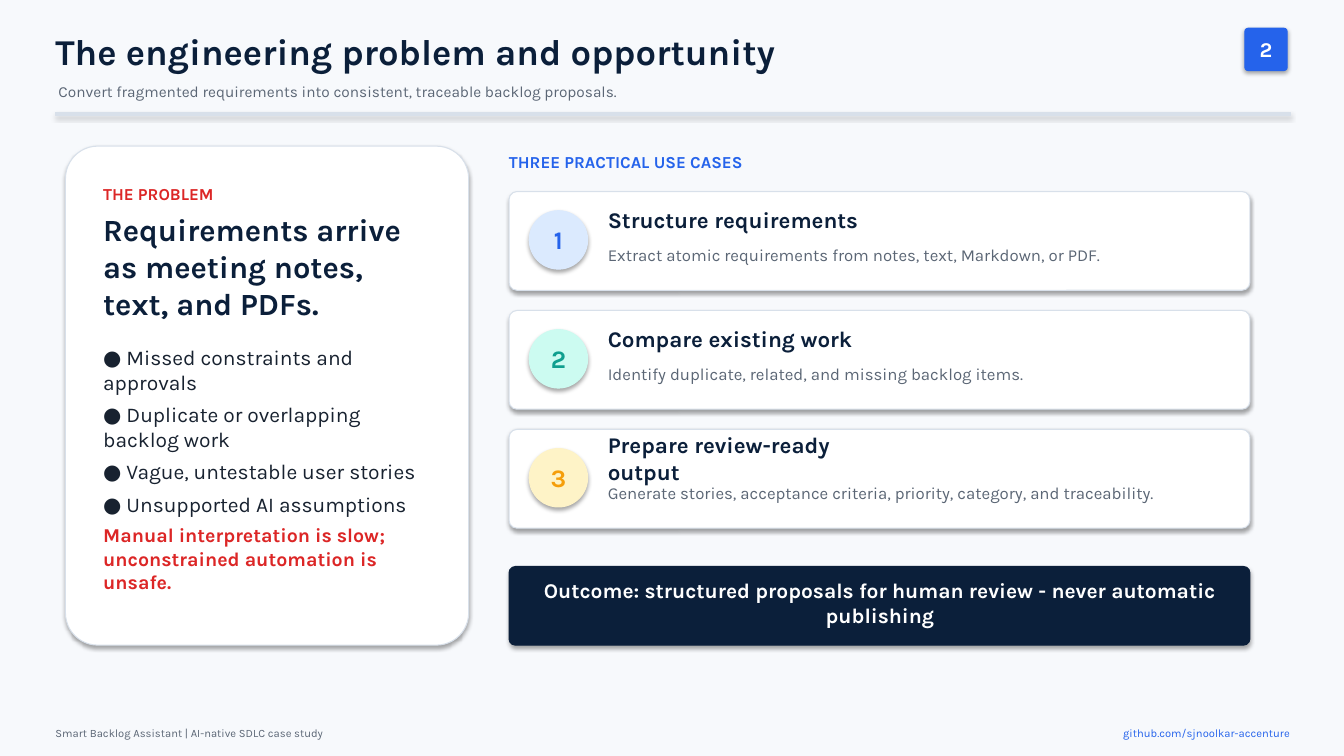
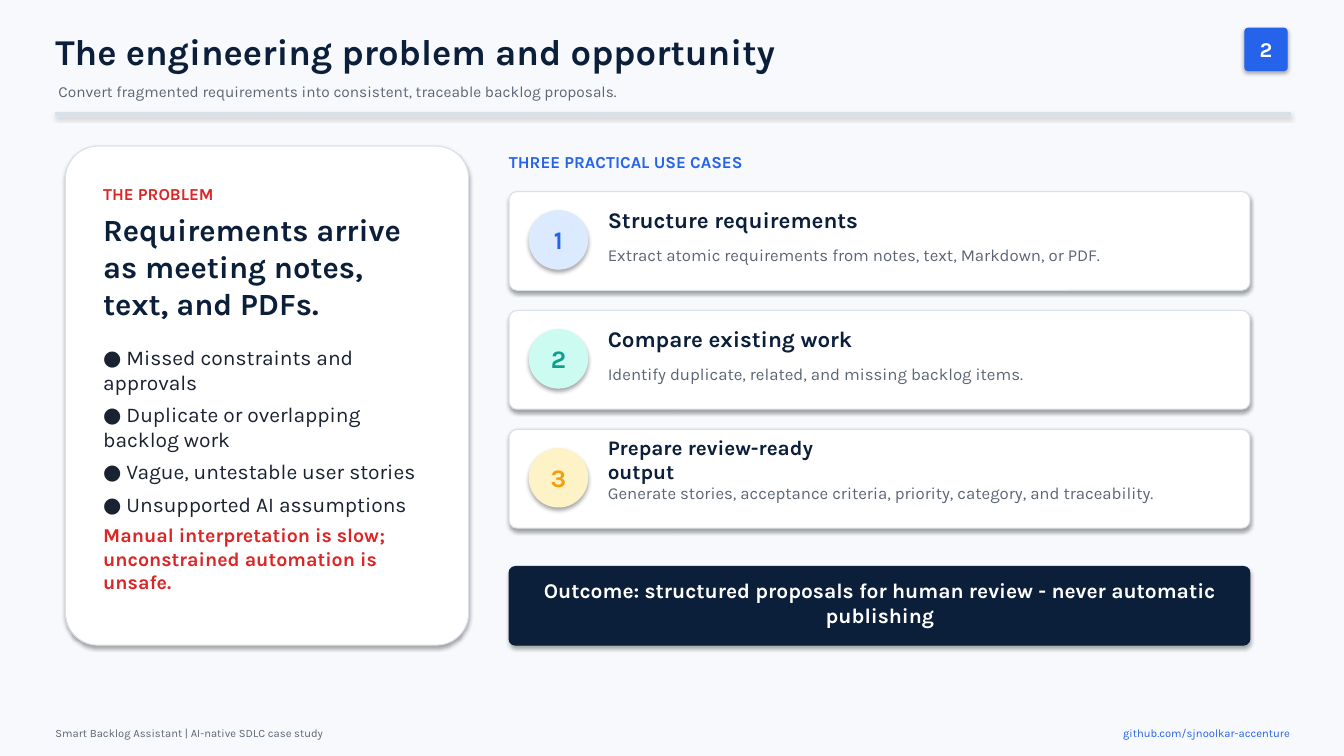
Before and after one commit to sjnoolkar-accenture/Smart-Backlog-Assistant, a slide deck: slide 2 of Smart_Backlog_Assistant_Case_Study.pptx. Drawn at 1344x756 pixels with LibreOffice and Linux fonts; fonts in the diff are those of the drawing. Boxes give left, top, right and bottom in pixels: in the first picture for what was removed or moved away, otherwise in the second. Text is boxed around its words. In the diff, an @@ line names an element or a change of style, - is before the commit and + after.

```diff
--- a/Smart_Backlog_Assistant_Case_Study.pptx
+++ b/Smart_Backlog_Assistant_Case_Study.pptx
@@ text "Prepare review-ready output" at (608,440,813,484): size 16 to 14.8 pt @@
```
Also in this commit, not shown: 1 other slide changed, 1 slide added.
